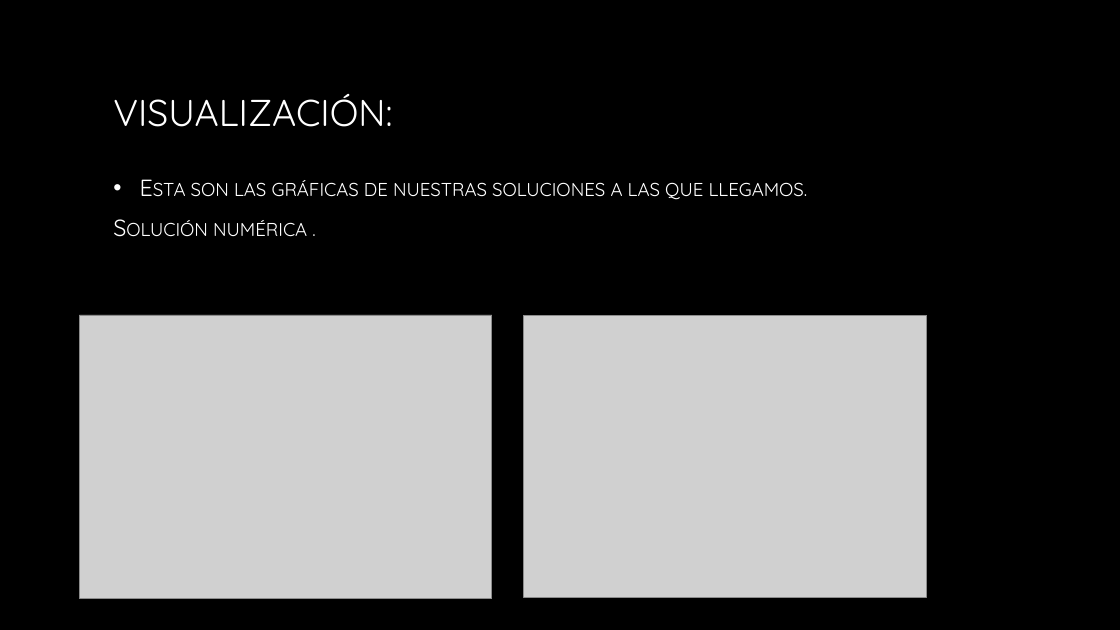
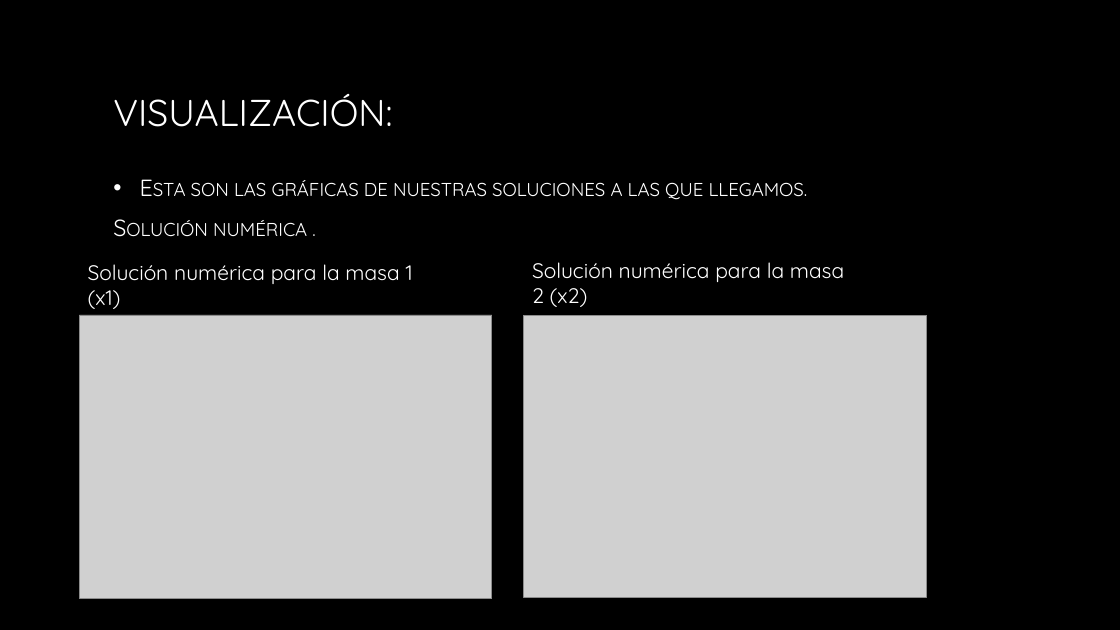
Before and after one commit to JabberTheWock/Proyecto_modulo3, a slide deck: slide 7 of Presentación módulo 3.pptx. Drawn at 1120x630 pixels with LibreOffice and Linux fonts; fonts in the diff are those of the drawing; grey boxes stand for pictures; background and template pictures are left out. Boxes give left, top, right and bottom in pixels: in the first picture for what was removed or moved away, otherwise in the second. Text is boxed around its words. In the diff, an @@ line names an element or a change of style, - is before the commit and + after.

```diff
--- a/Presentación módulo 3.pptx
+++ b/Presentación módulo 3.pptx
@@ text added at [88, 264, 413, 309], 18 pt, text #FFFFFF @@
+Solución numérica para la masa 1 (x1)
@@ text added at [532, 262, 844, 307], 18 pt, text #FFFFFF @@
+Solución numérica para la masa 2 (x2)
```
Also in this commit, not shown: 1 slide added, 2 slides removed, 1 other file.
